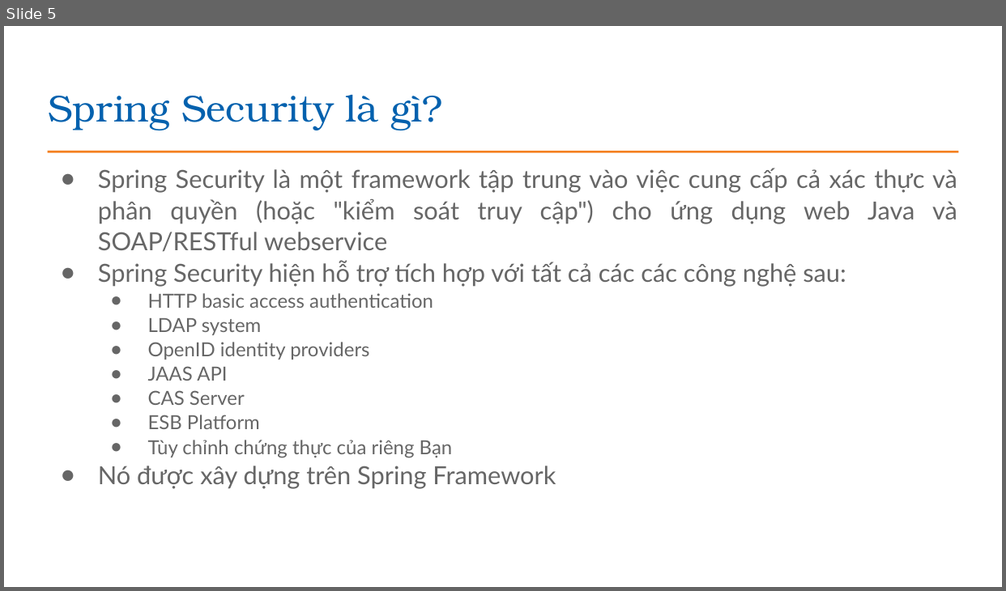
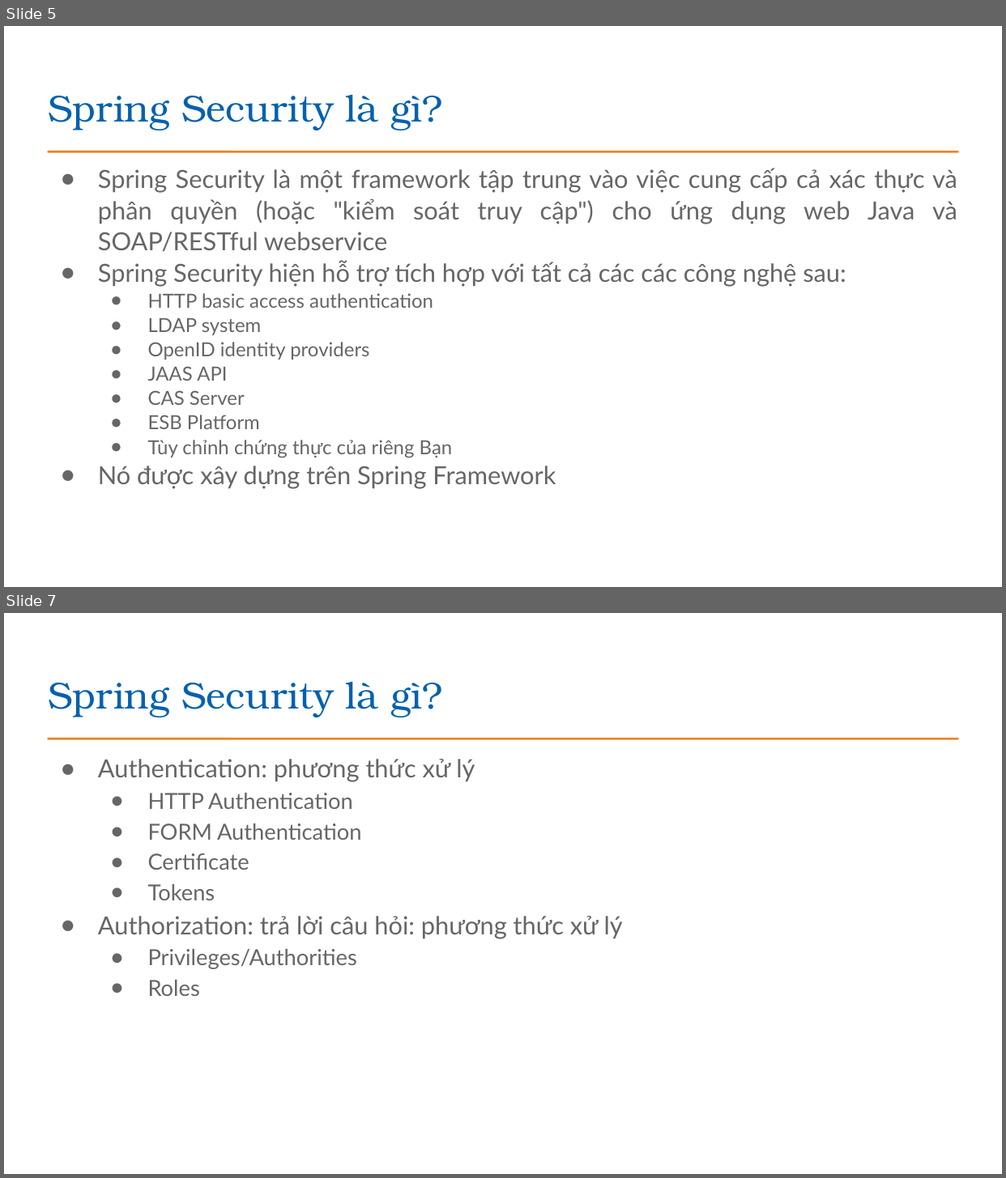
Before and after one commit to EdisonTechnologyAcademy/Java---Construction, a slide deck: presentations/Bài 25_Bao mat trong Java Spring Boot.pptx. Shown one above the other, each under a label of ours: slide 5 before the commit, slides 5 and 7 after it; the slides between them are not shown. The pictures are 1006x591 and 1006x1178 pixels, drawn with LibreOffice and Linux fonts; fonts in the diff are those of the drawing; background and template pictures are left out. Boxes give left, top, right and bottom in pixels: in the first picture for what was removed or moved away, otherwise in the second. Text is boxed around its words. In the diff, an @@ line names an element or a change of style, - is before the commit and + after.

```diff
--- a/presentations/Bài 25_Bao mat trong Java Spring Boot.pptx
+++ b/presentations/Bài 25_Bao mat trong Java Spring Boot.pptx
@@ slide 7 added at (x1=4, y1=613, x2=1002, y2=1174), background #FFFFFF; not listed: 1 template element that a slide beside it also shows @@
@@ title added at (x1=48, y1=682, x2=442, y2=717), 27 pt, text #0361AE @@
+Spring Security là gì?
@@ text added at (x1=98, y1=759, x2=623, y2=996), 16 pt, text #666666 @@
+● Authentication: phương thức xử lý
+  ● HTTP Authentication
+  ● FORM Authentication
+  ● Certificate
+  ● Tokens
+● Authorization: trả lời câu hỏi: phương thức xử lý
+  ● Privileges/Authorities
+  ● Roles
```
Also in this commit, not shown: 1 slide changed, 11 other slides added, 2 slides removed.
